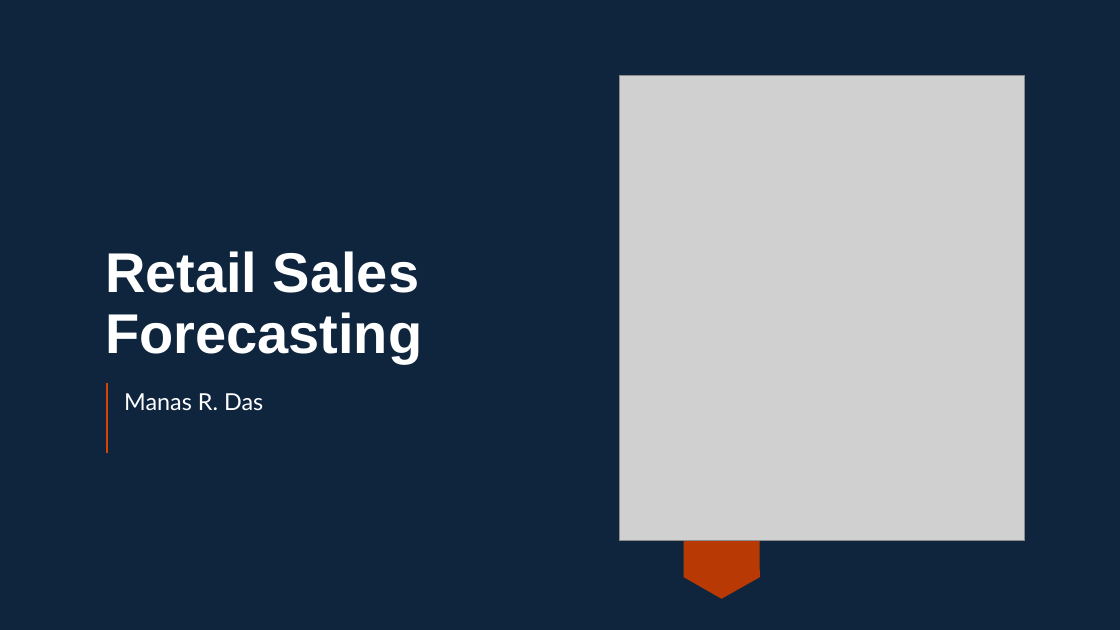
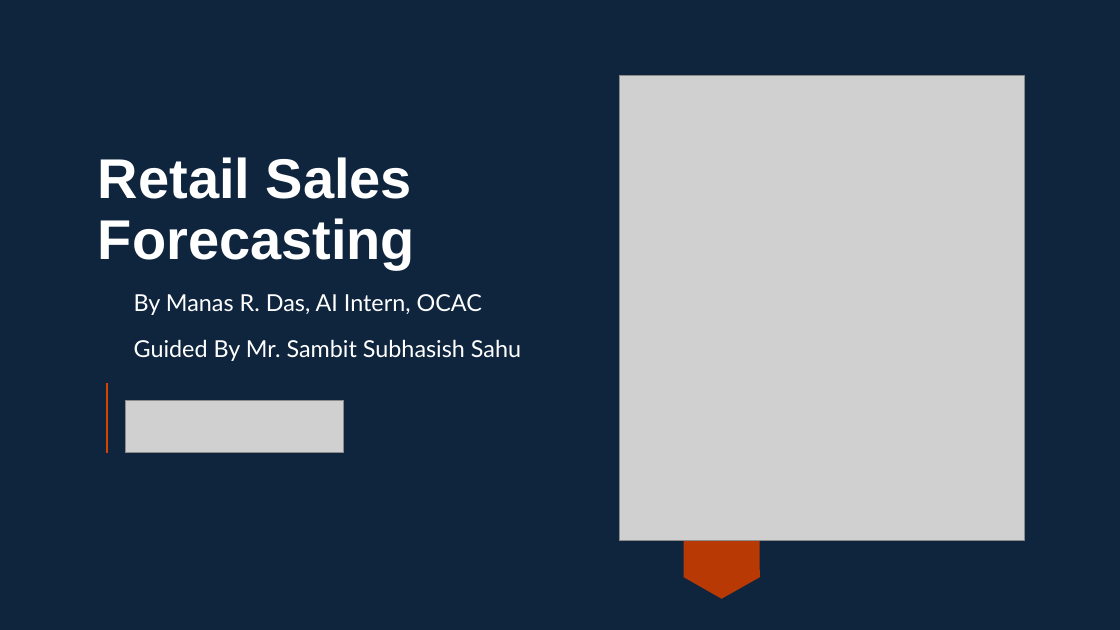
Before and after one commit to AlienMinus/Retail-Sales-Forecast, a slide deck: slide 1 of Docs/Retail Sales Forecasting.pptx. Drawn at 1120x630 pixels with LibreOffice and Linux fonts; fonts in the diff are those of the drawing; grey boxes stand for pictures; background and template pictures are left out. Boxes give left, top, right and bottom in pixels: in the first picture for what was removed or moved away, otherwise in the second. Text is boxed around its words. In the diff, an @@ line names an element or a change of style, - is before the commit and + after.

Commit message:
Changes to be committed: 	new file:   Docs/Retail Sales Analysis & Forecast.xmind 	modified:   Docs/Retail Sales Forecasting.pptx

```diff
--- a/Docs/Retail Sales Forecasting.pptx
+++ b/Docs/Retail Sales Forecasting.pptx
@@ title "Retail Sales Forecasting" moved from (x1=105, y1=251, x2=422, y2=363) to (x1=98, y1=157, x2=415, y2=269) @@
@@ text at (x1=134, y1=294, x2=521, y2=361): text changed @@
-Manas R. Das
+By Manas R. Das, AI Intern, OCAC
+Guided By Mr. Sambit Subhasish Sahu
@@ picture added at (x1=125, y1=400, x2=344, y2=452) @@
```
Also in this commit, not shown: 2 other slides changed, 2 slides added, 4 slides removed, 1 other file.
